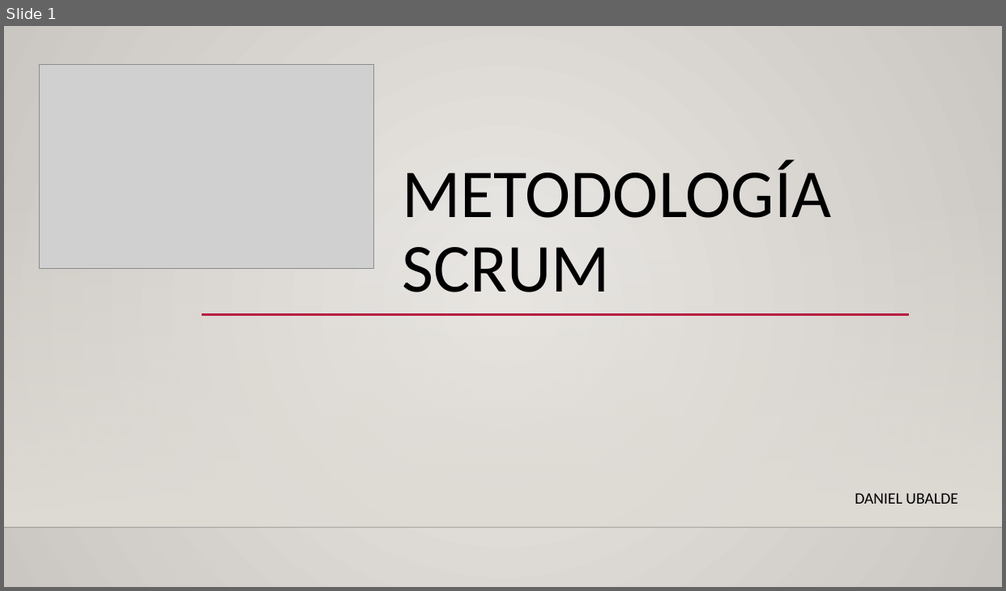
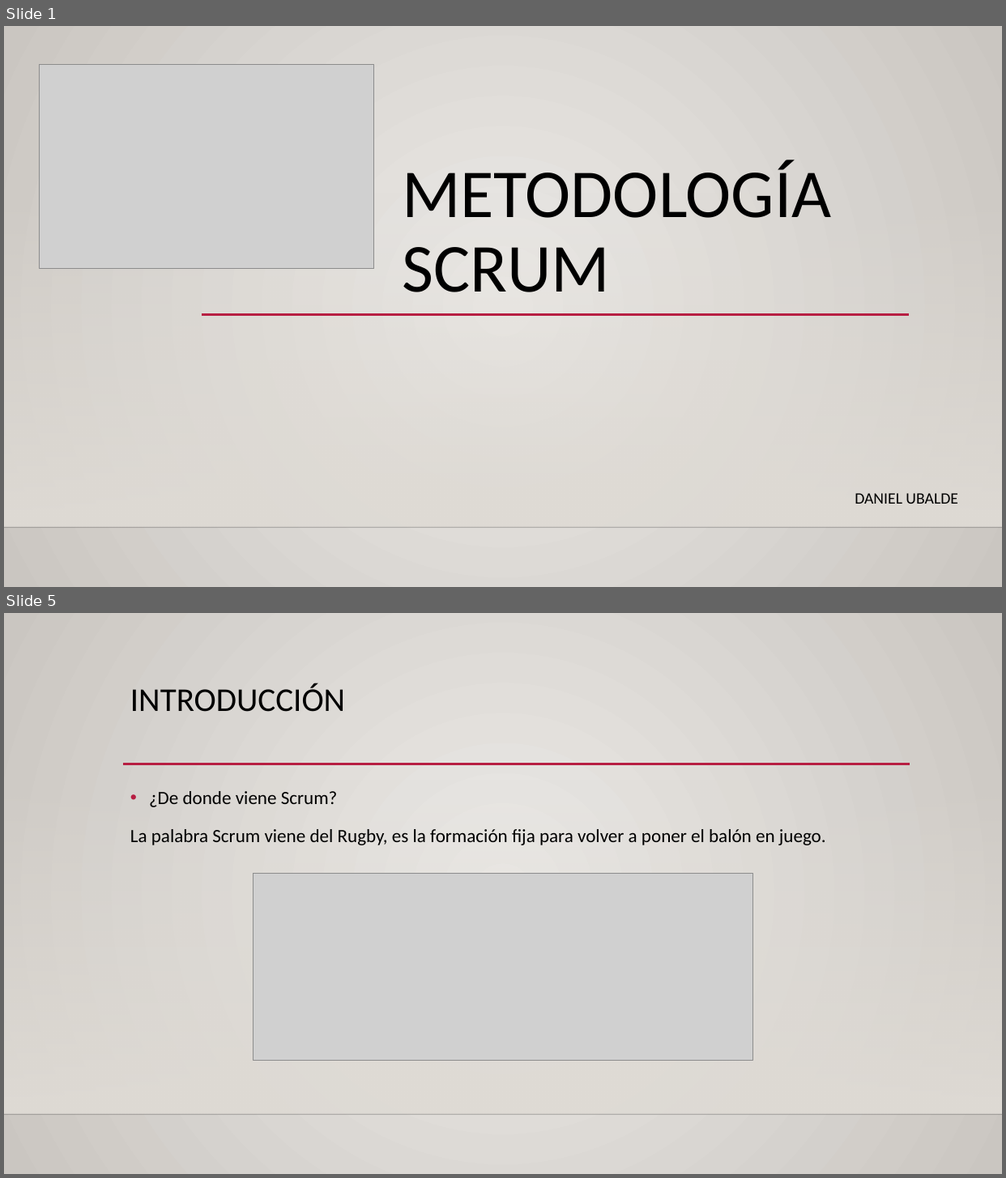
Before and after one commit to Kerjox/EDD_1h, a slide deck: Bloque_01-Rubrica_01/Metodología scrum.pptx. Shown one above the other, each under a label of ours: slide 1 before the commit, slides 1 and 5 after it; the slides between them are not shown. The pictures are 1006x591 and 1006x1178 pixels, drawn with LibreOffice and Linux fonts; fonts in the diff are those of the drawing; grey boxes stand for pictures; background and template pictures are left out. Boxes give left, top, right and bottom in pixels: in the first picture for what was removed or moved away, otherwise in the second. Text is boxed around its words. In the diff, an @@ line names an element or a change of style, - is before the commit and + after.

```diff
--- a/Bloque_01-Rubrica_01/Metodología scrum.pptx
+++ b/Bloque_01-Rubrica_01/Metodología scrum.pptx
@@ slide 5 added at <box>4,613,1002,1174</box>, background gradient #ECEAE7 to #CAC7C1; not listed: 2 template elements that a slide beside it also shows @@
@@ title added at <box>130,683,345,712</box>, 32 pt, text #000000 @@
+INTRODUCCIÓN
@@ line added from (123, 764) to (910, 764), #B71E42 2.5 pt @@
@@ text added at <box>130,791,826,845</box>, 18 pt, text #000000 @@
+• ¿De donde viene Scrum?
+La palabra Scrum viene del Rugby, es la formación fija para volver a poner el balón en juego.
@@ picture added at <box>253,874,752,1061</box> @@
```
Also in this commit, not shown: 3 other slides added, 1 slide removed.
